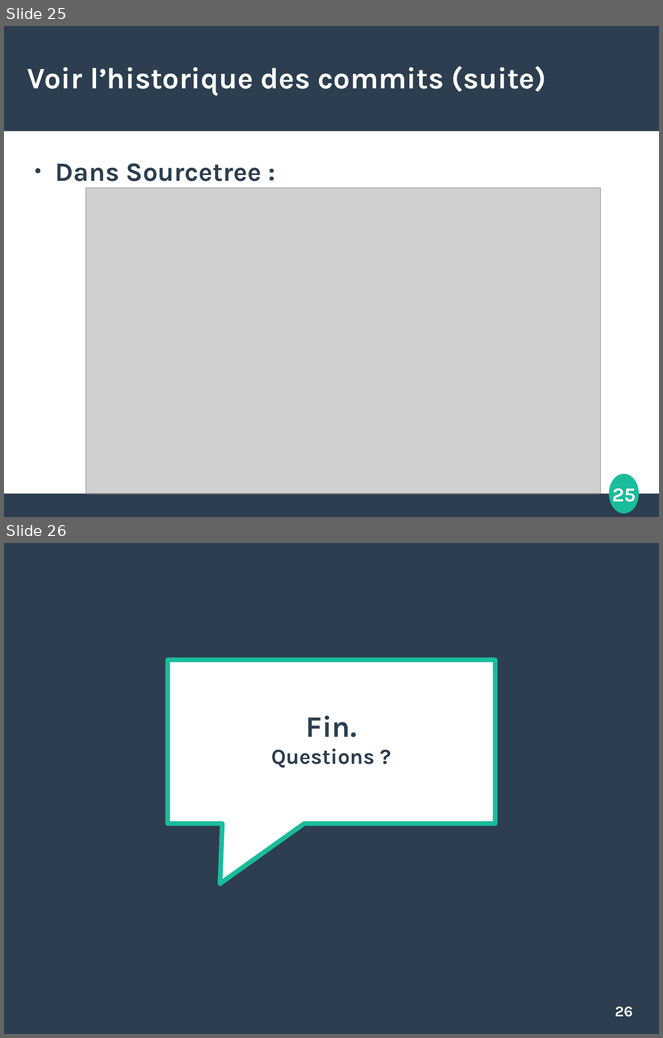
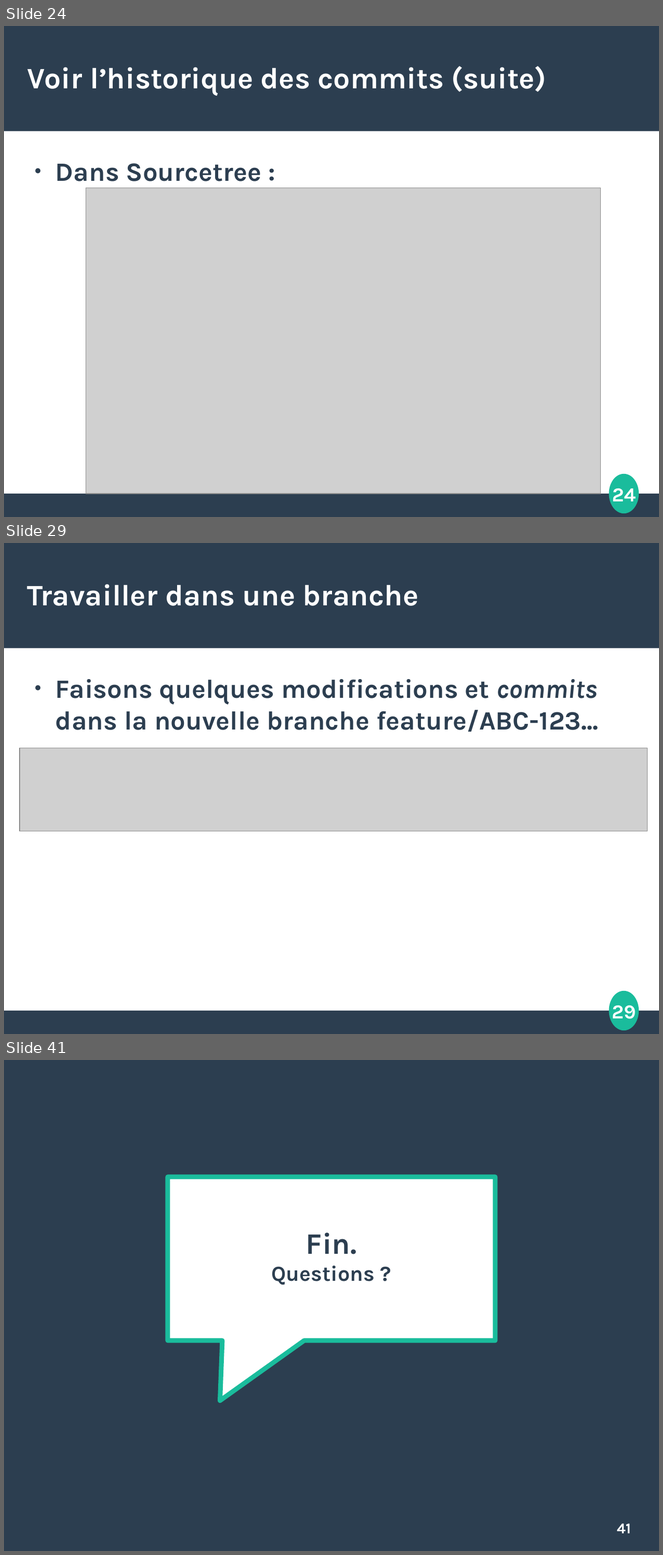
Before and after one commit to etdube/formation_git, a slide deck: Présentation git.odp. Shown one above the other, each under a label of ours: slides 25 and 26 before the commit, slides 24, 29 and 41 after it; the slides between them are not shown. The pictures are 663x1038 and 663x1555 pixels, drawn with LibreOffice and Linux fonts; fonts in the diff are those of the drawing; grey boxes stand for pictures. Boxes give left, top, right and bottom in pixels: in the first picture for what was removed or moved away, otherwise in the second. Text is boxed around its words. In the diff, an @@ line names an element or a change of style, - is before the commit and + after.

```diff
--- a/Présentation git.odp
+++ b/Présentation git.odp
@@ slide 29 added at (4, 543, 659, 1034), background #FFFFFF; not listed: 4 template elements that a slide beside it also shows @@
@@ title added at (27, 584, 419, 606), 36 pt, text #FFFFFF, bold @@
+Travailler dans une branche
@@ text added at (55, 679, 598, 732), 32 pt, text #2C3E50, bold @@
+● Faisons quelques modifications et commits dans la nouvelle branche feature/ABC-123...
@@ picture added at (20, 748, 647, 831) @@
@@ what was slide 25 is now slide 24 @@
@@ page number at (612, 488, 636, 507): text changed @@
-25
+24
@@ what was slide 26 is now slide 41 @@
@@ page number at (617, 1524, 631, 1534): text changed @@
-26
+41
```
Also in this commit, not shown: 2 slides changed, 15 other slides added, 1 slide removed, 5 other files.
